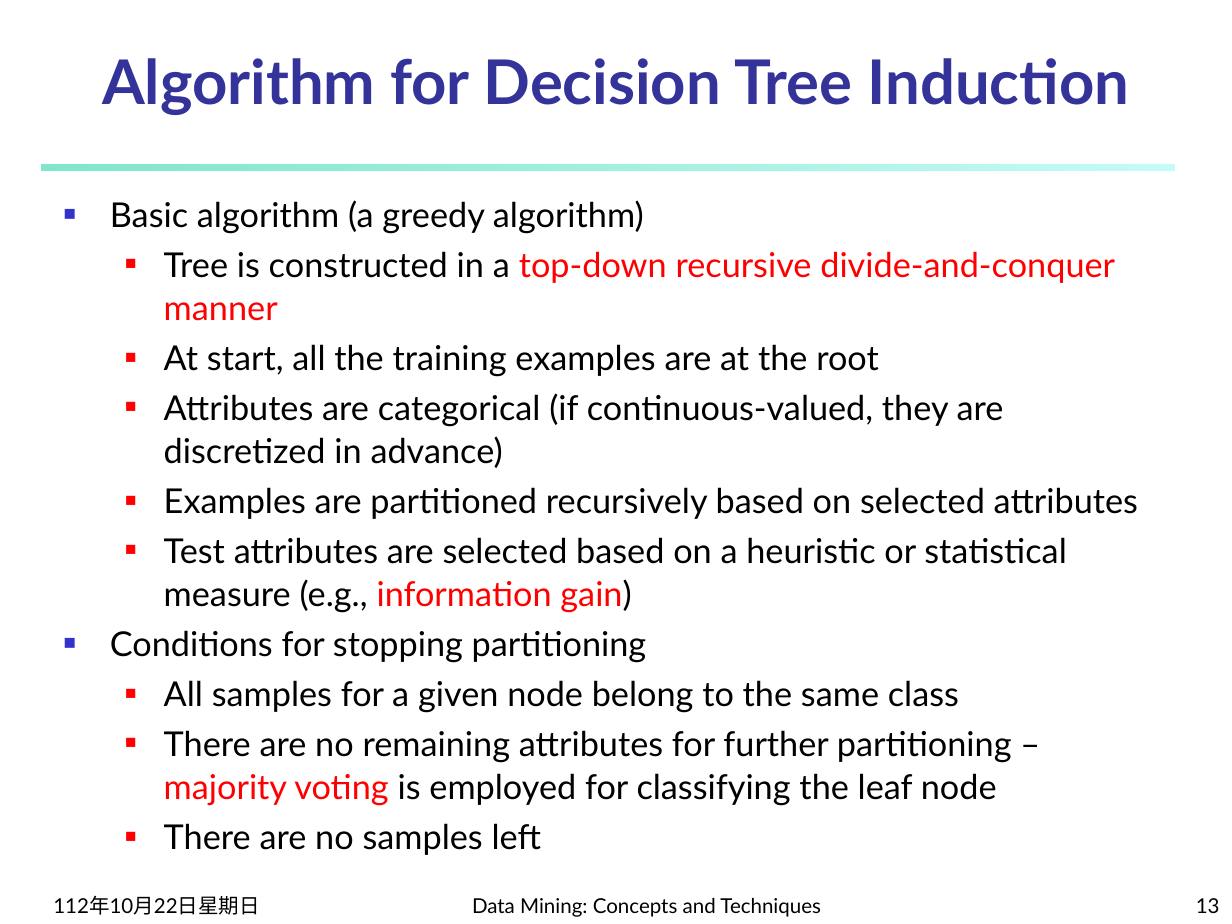
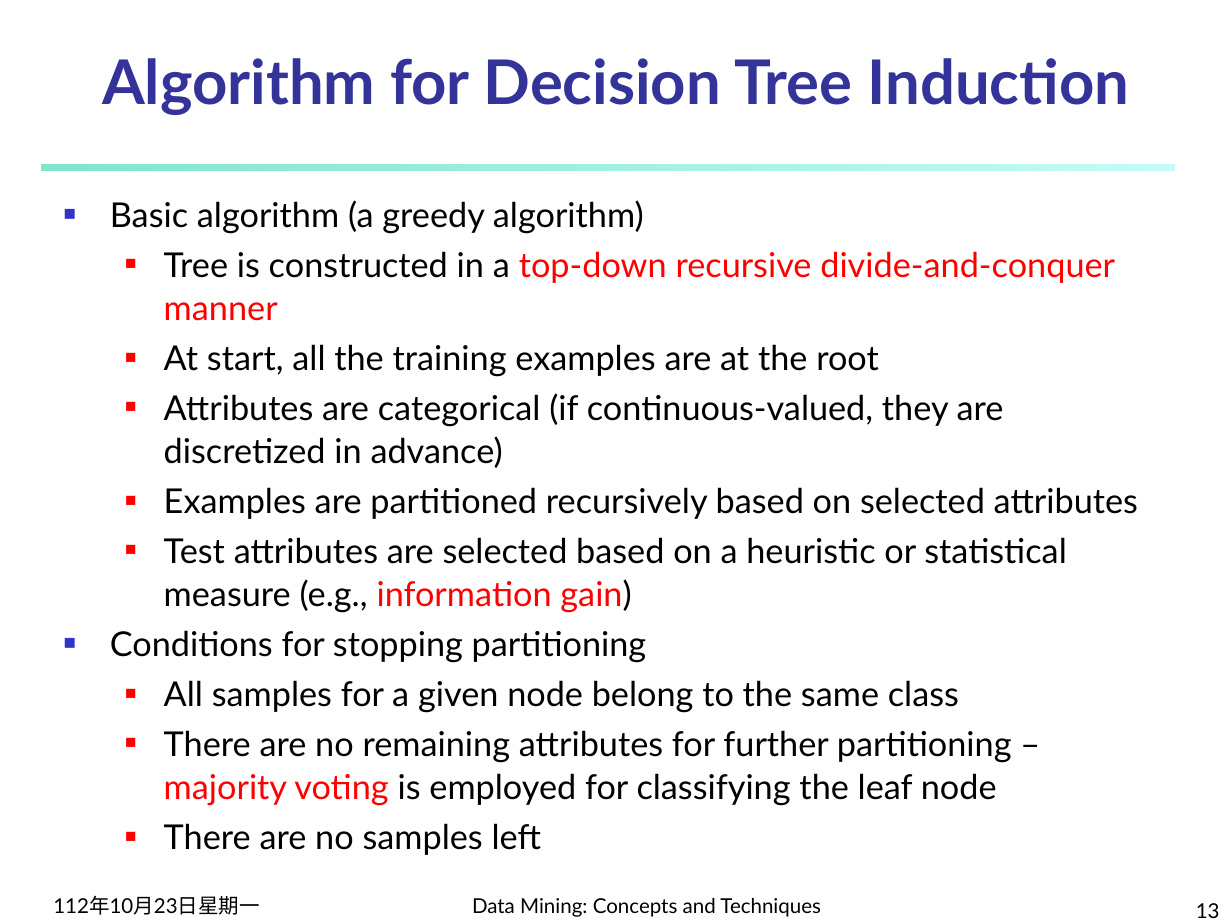
Before and after one commit to carina419/NTUST, a slide deck: slide 13 of MI5130701 資料探勘 Data Mining/2-new - Classification.pptx. Drawn at 1232x924 pixels with LibreOffice and Linux fonts; fonts in the diff are those of the drawing. Boxes give left, top, right and bottom in pixels: in the first picture for what was removed or moved away, otherwise in the second. Text is boxed around its words. In the diff, an @@ line names an element or a change of style, - is before the commit and + after.

```diff
--- a/MI5130701 資料探勘 Data Mining/2-new - Classification.pptx
+++ b/MI5130701 資料探勘 Data Mining/2-new - Classification.pptx
@@ text at (53,896,259,915): text changed @@
-112年10月22日星期日
+112年10月23日星期一
@@ page number: place and size @@
-page number at (1196,898,1220,913)
+page number at (1196,903,1220,918)
```
Also in this commit, not shown: 98 other slides changed, 1 other file.
